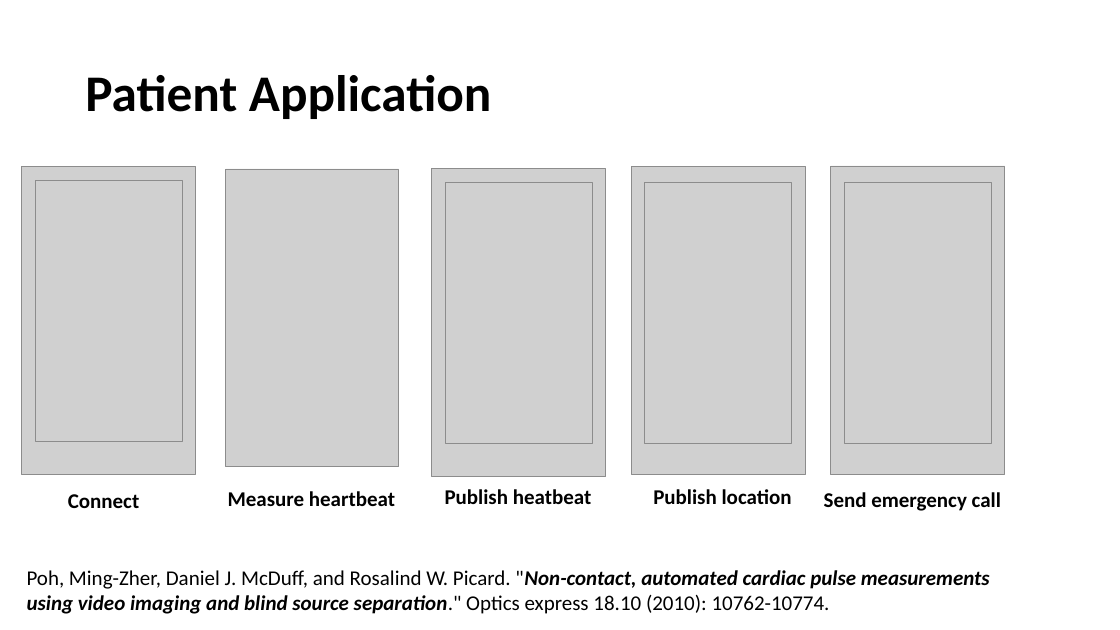
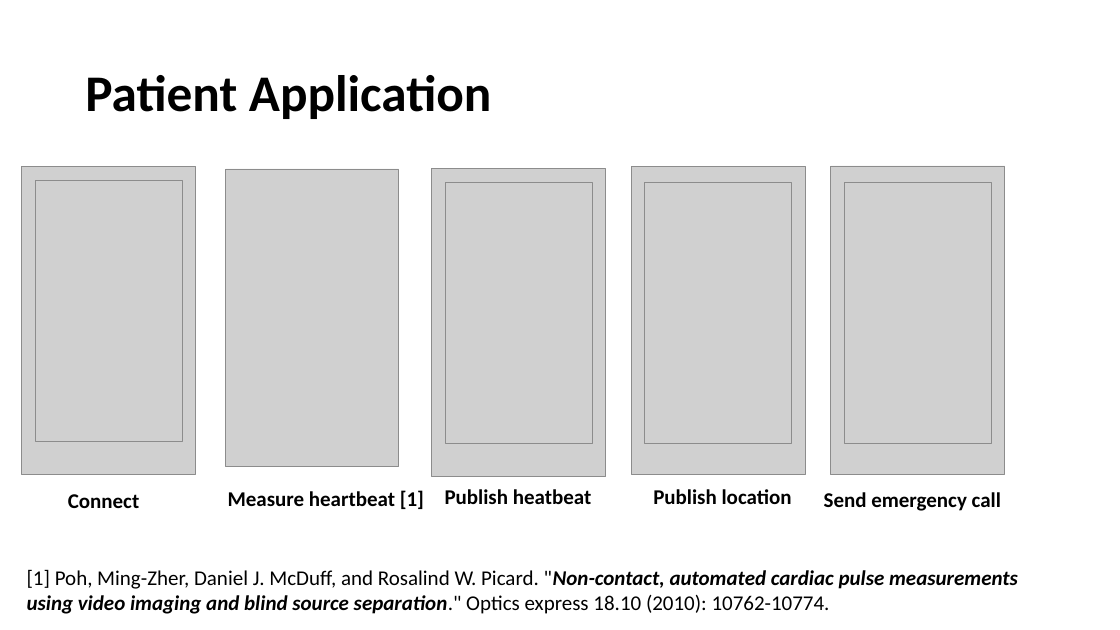
Before and after one commit to lephamtuyen/healthmonitoring, a slide deck: slide 17 of IBM_IoT.pptx. Drawn at 1120x630 pixels with LibreOffice and Linux fonts; fonts in the diff are those of the drawing; grey boxes stand for pictures. Boxes give left, top, right and bottom in pixels: in the first picture for what was removed or moved away, otherwise in the second. Text is boxed around its words. In the diff, an @@ line names an element or a change of style, - is before the commit and + after.

Commit message:
Update slide
Update slide

```diff
--- a/IBM_IoT.pptx
+++ b/IBM_IoT.pptx
@@ text at (x1=228, y1=490, x2=424, y2=509): text changed @@
-Measure heartbeat
+Measure heartbeat [1]
@@ text at (x1=27, y1=569, x2=1018, y2=614): text changed @@
-Poh, Ming-Zher, Daniel J. McDuff, and Rosalind W. Picard. "Non-contact, automated cardiac pulse measurements using video imaging and blind source separation." Optics express 18.10 (2010): 10762-10774.
+[1] Poh, Ming-Zher, Daniel J. McDuff, and Rosalind W. Picard. "Non-contact, automated cardiac pulse measurements using video imaging and blind source separation." Optics express 18.10 (2010): 10762-10774.
```
Also in this commit, not shown: 2 other slides changed, 15 other files.
